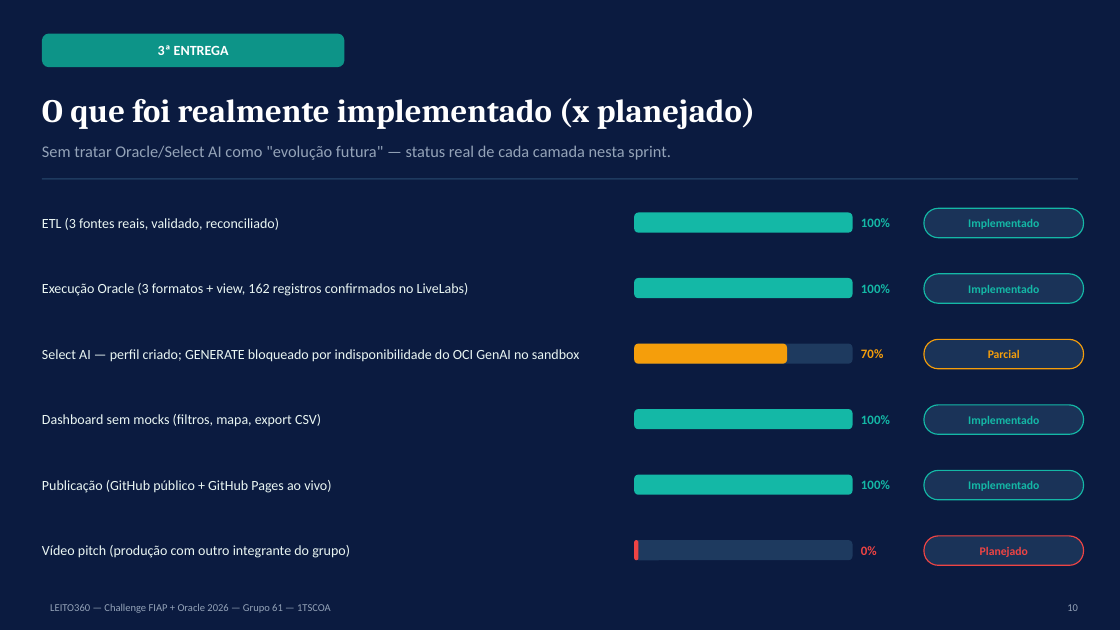
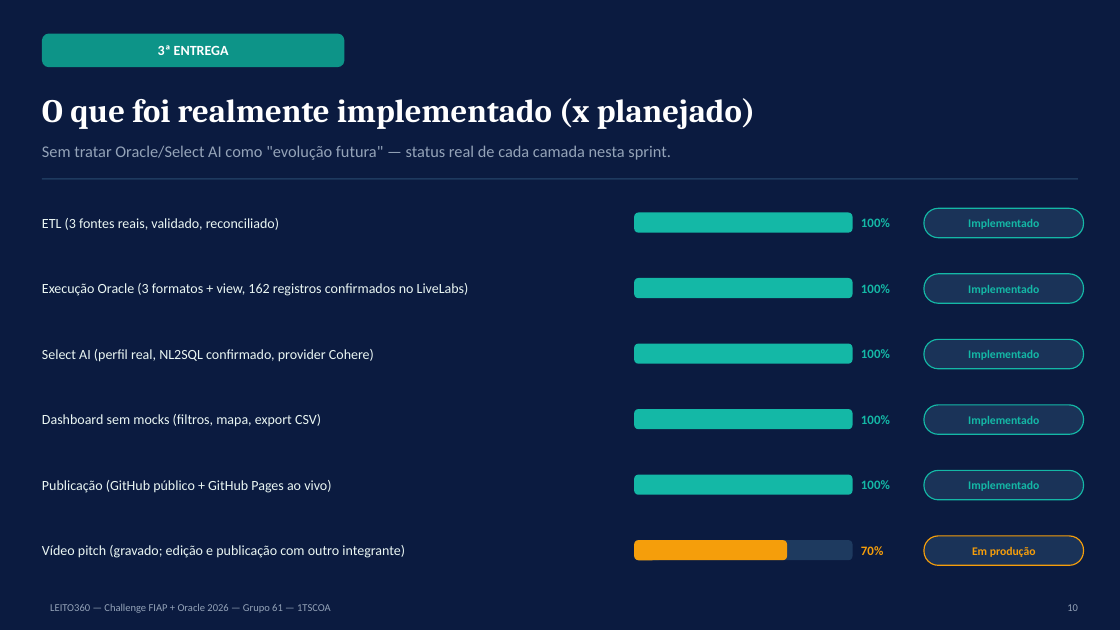
Before and after one commit to gabriellive1817-stack/Leito_360, a slide deck: slide 10 of EC_Sprint_2_1TSCOA_EvidenciasConstrucao_LEITO360_GRUPO61.pptx. Drawn at 1120x630 pixels with LibreOffice and Linux fonts; fonts in the diff are those of the drawing. Boxes give left, top, right and bottom in pixels: in the first picture for what was removed or moved away, otherwise in the second. Text is boxed around its words. In the diff, an @@ line names an element or a change of style, - is before the commit and + after.

```diff
--- a/EC_Sprint_2_1TSCOA_EvidenciasConstrucao_LEITO360_GRUPO61.pptx
+++ b/EC_Sprint_2_1TSCOA_EvidenciasConstrucao_LEITO360_GRUPO61.pptx
@@ text at [42, 349, 374, 362]: text changed @@
-Select AI — perfil criado; GENERATE bloqueado por indisponibilidade do OCI GenAI no sandbox
+Select AI (perfil real, NL2SQL confirmado, provider Cohere)
@@ rounded rectangle: place and size @@
-rounded rectangle at [634, 344, 787, 364]
+rounded rectangle at [634, 344, 853, 364]
@@ rounded rectangle at [634, 344, 853, 364]: fill #F59E0B to #14B8A6 @@
@@ rounded rectangle removed at [634, 344, 853, 364] @@
@@ text at [861, 349, 890, 358]: text changed; text colour #F59E0B to #14B8A6 @@
-70%
+100%
@@ rounded rectangle at [924, 339, 1084, 369]: outline #F59E0B 1 pt to #14B8A6 1 pt @@
@@ text at [968, 350, 1039, 360]: text changed; text colour #F59E0B to #14B8A6 @@
-Parcial
+Implementado
@@ rounded rectangle at [924, 536, 1084, 565]: outline #EF4444 1 pt to #F59E0B 1 pt @@
@@ text at [42, 545, 405, 558]: text changed @@
-Vídeo pitch (produção com outro integrante do grupo)
+Vídeo pitch (gravado; edição e publicação com outro integrante)
@@ rounded rectangle: place and size @@
-rounded rectangle at [634, 540, 639, 560]
+rounded rectangle at [634, 540, 787, 560]
@@ rounded rectangle at [634, 540, 787, 560]: fill #EF4444 to #F59E0B; proportions changed @@
@@ text at [861, 546, 883, 555]: text changed; text colour #EF4444 to #F59E0B @@
-0%
+70%
@@ text at [972, 547, 1036, 557]: text changed; text colour #EF4444 to #F59E0B @@
-Planejado
+Em produção
```
Also in this commit, not shown: 4 other slides changed, 1 slide added, 1 slide removed, 12 other files.
